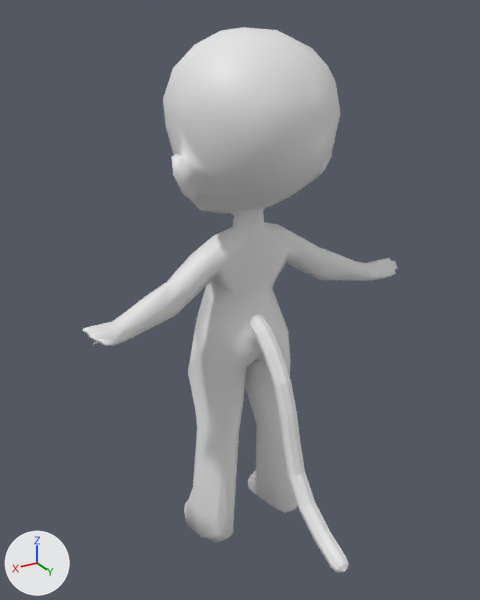
The Blender file Models/pawnHumanRig.blend: old version first, new version second.
Both versions are drawn from a 50 mm lens placed at (18.2, 29.7, 30.3), pointed at (1.3, 1.5, 16.1). Arrows for +X, +Y and +Z are at lower left; the lights stay in place. The picture after the commit comes second.

Objects in the first picture: 'Body', 'Head', 'Tail'.
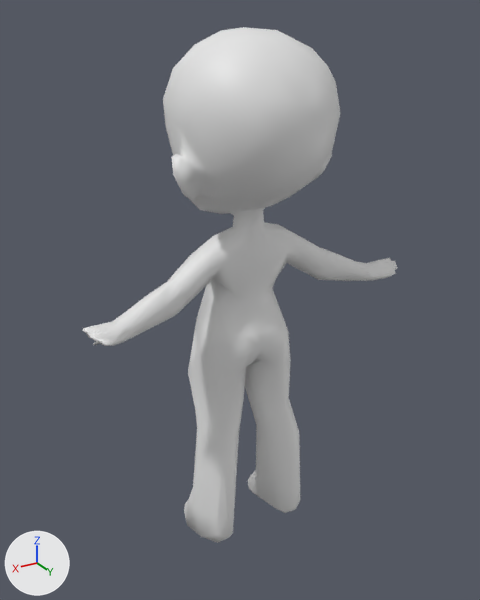
Changed parts and their boxes (x1, y1, x2, y2) in the pictures (480 x 600 px):
'Tail', hidden
    before: (250, 314, 349, 573)

Diff of the bpy script that builds the scene:
```diff
--- a/Models/pawnHumanRig.blend.py
+++ b/Models/pawnHumanRig.blend.py
@@ ob_tail @@
 ob_tail.scale = (17.1, 17.1, 17.1)
+ob_tail.hide_set(True)
```
